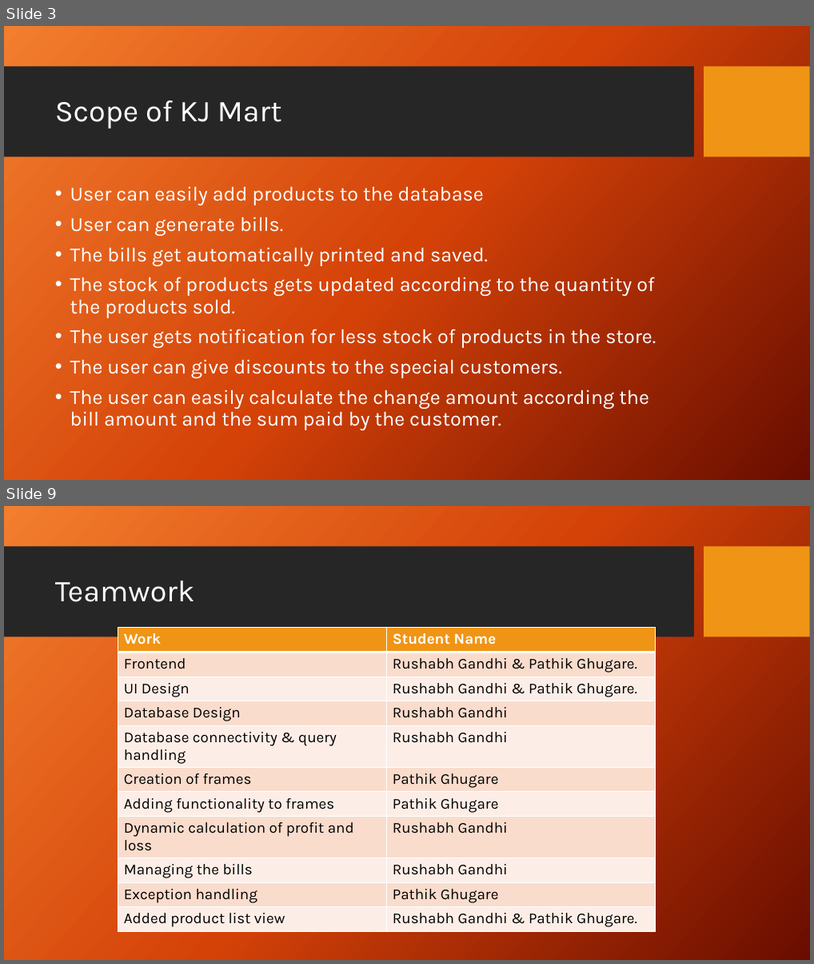
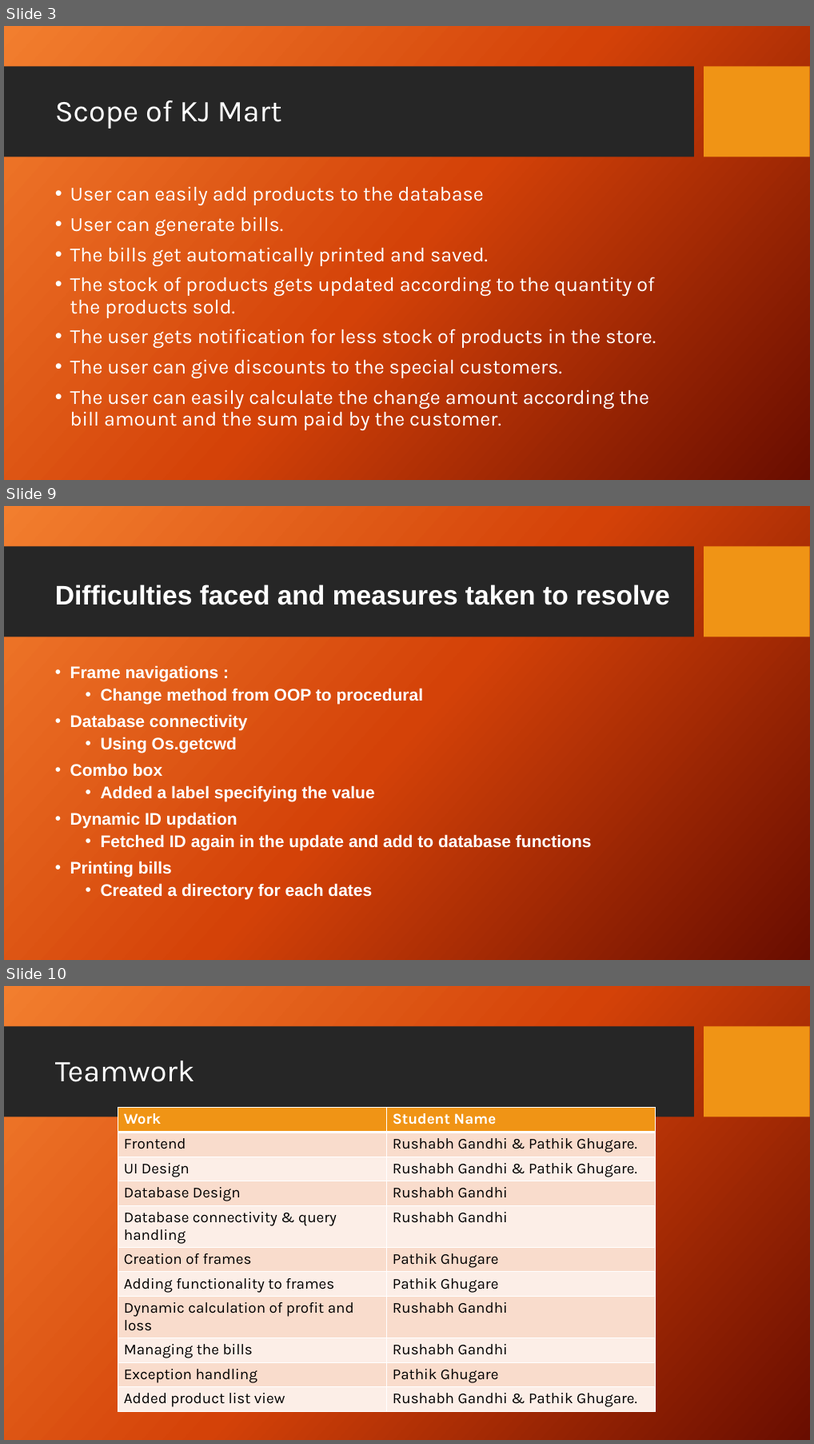
Before and after one commit to pathikg/Store-management-system, a slide deck: KJ Mart.pptx. Shown one above the other, each under a label of ours: slides 3 and 9 before the commit, slides 3, 9 and 10 after it; the slides between them are not shown. The pictures are 814x964 and 814x1444 pixels, drawn with LibreOffice and Linux fonts; fonts in the diff are those of the drawing; background and template pictures are left out. Boxes give left, top, right and bottom in pixels: in the first picture for what was removed or moved away, otherwise in the second. Text is boxed around its words. In the diff, an @@ line names an element or a change of style, - is before the commit and + after.

```diff
--- a/KJ Mart.pptx
+++ b/KJ Mart.pptx
@@ slide 9 added at bbox=[4, 506, 810, 960], background picture (left out); not listed: 2 template elements that a slide beside it also shows @@
@@ title added at bbox=[55, 584, 670, 605], 32 pt, text #FFFFFF, bold @@
+Difficulties faced and measures taken to resolve
@@ text added at bbox=[70, 665, 592, 899], 20 pt, text #FFFFFF, bold @@
+• Frame navigations :
+  • Change method from OOP to procedural
+• Database connectivity
+  • Using Os.getcwd
+• Combo box
+  • Added a label specifying the value
+• Dynamic ID updation
+  • Fetched ID again in the update and add to database functions
+• Printing bills
+  • Created a directory for each dates
@@ what was slide 9 is now slide 10 @@
```
Also in this commit, not shown: 5 slides changed, 2 other slides added, 3 slides removed, 3 other files.
